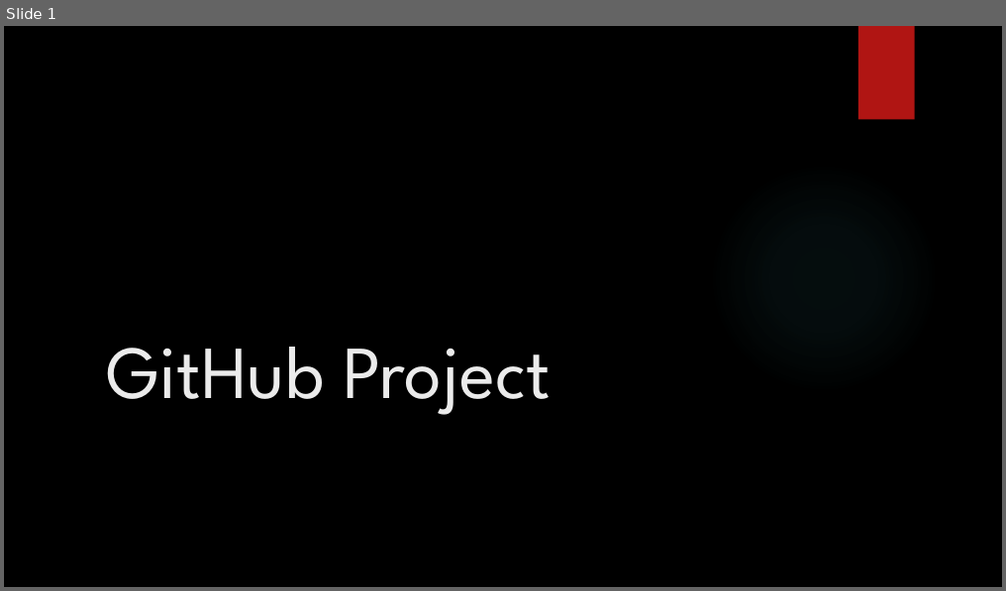
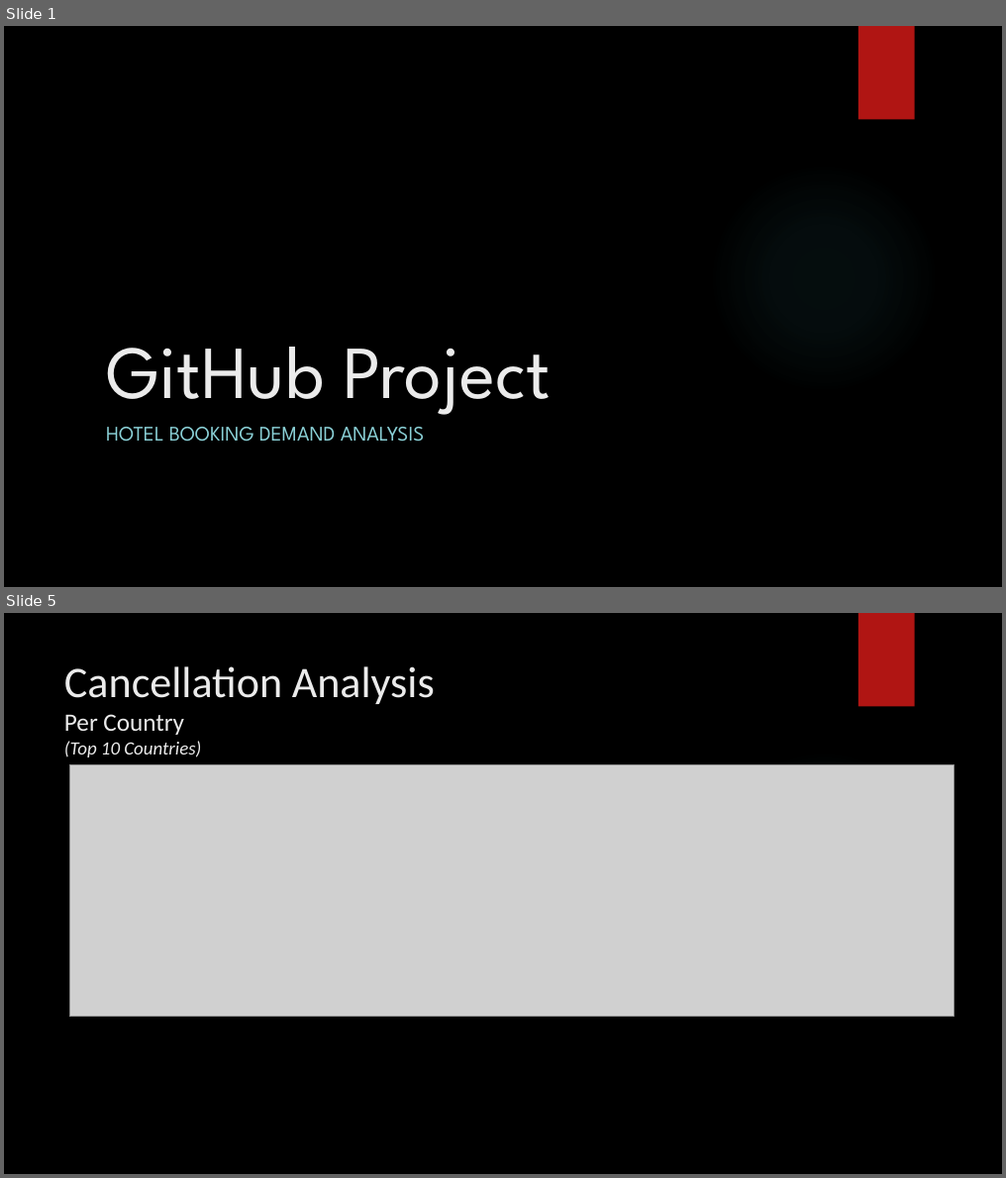
Before and after one commit to Konadrak/GitHub_Project_1a-Team_A, a slide deck: Presentation/GitHub Project Presentation.pptx. Shown one above the other, each under a label of ours: slide 1 before the commit, slides 1 and 5 after it; the slides between them are not shown. The pictures are 1006x591 and 1006x1178 pixels, drawn with LibreOffice and Linux fonts; fonts in the diff are those of the drawing; grey boxes stand for pictures; background and template pictures are left out. Boxes give left, top, right and bottom in pixels: in the first picture for what was removed or moved away, otherwise in the second. Text is boxed around its words. In the diff, an @@ line names an element or a change of style, - is before the commit and + after.

Commit message:
Analysis and Presentation

```diff
--- a/Presentation/GitHub Project Presentation.pptx
+++ b/Presentation/GitHub Project Presentation.pptx
@@ slide 5 added at (4,613,1002,1174), background picture (left out); not listed: 2 template elements that a slide beside it also shows @@
@@ title added at (64,666,435,758), 42 pt, text #EBEBEB @@
+Cancellation Analysis
+Per Country
+(Top 10 Countries)
@@ picture added at (70,765,954,1017) @@
@@ slide 1 changed as well @@
@@ subtitle added at (106,427,425,442), 20 pt, text #8AD0D6 @@
+HOTEL BOOKING DEMAND ANALYSIS
```
Also in this commit, not shown: 11 other slides added, 2 slides removed, 3 other files.
